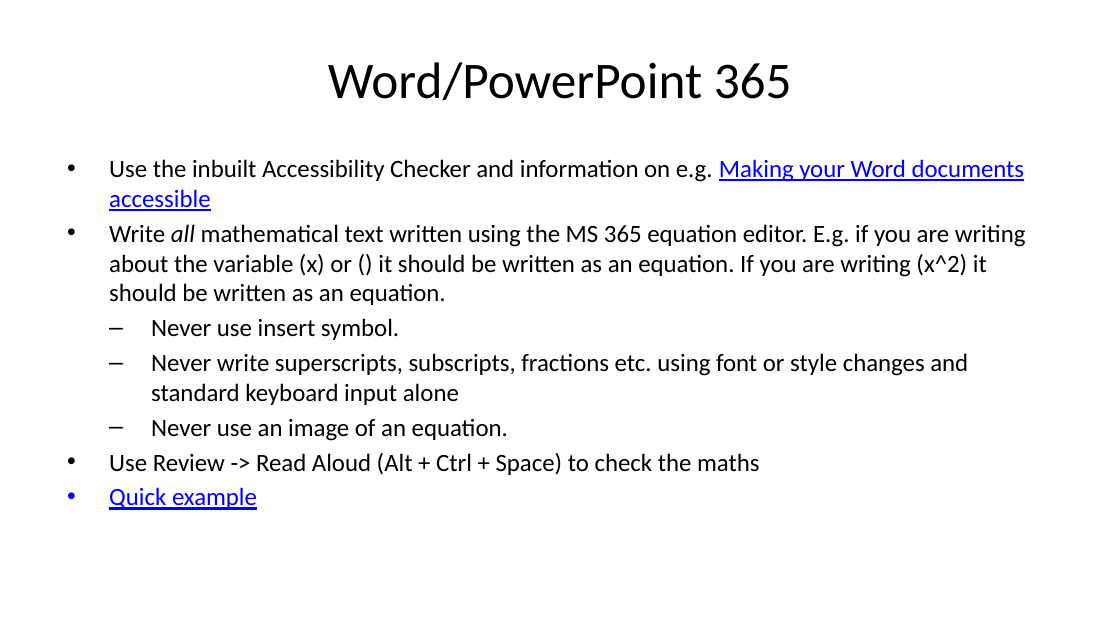
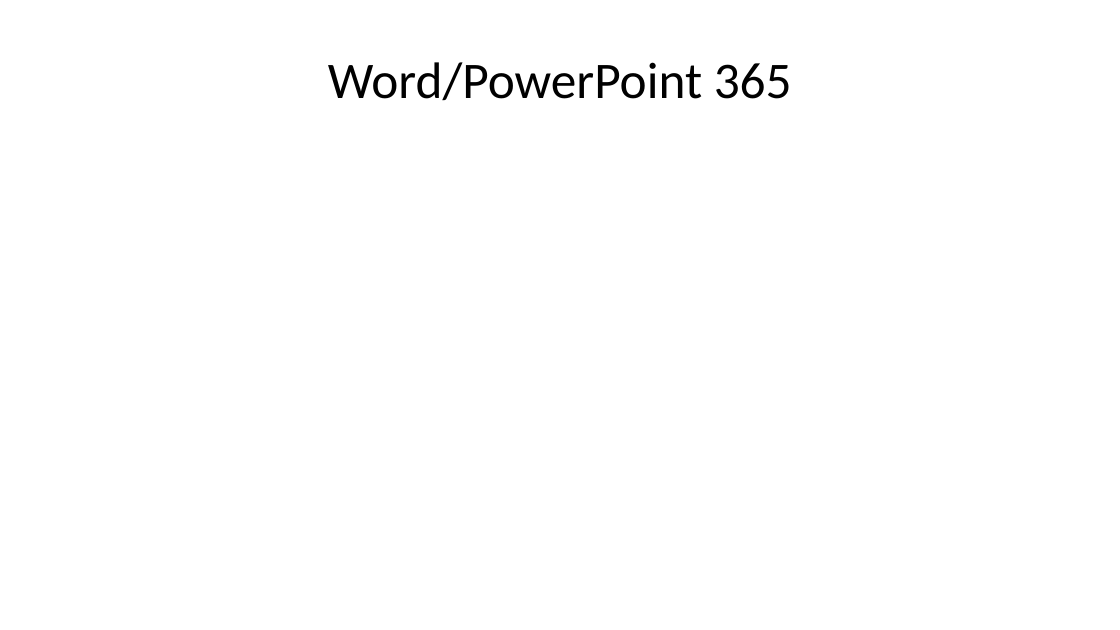
Before and after one commit to STEM-Enable/Quick-introduction-to-accessible-maths-2026, a slide deck: slide 14 of QuickIntroAccessibleMaths.pptx. Drawn at 1120x630 pixels with LibreOffice and Linux fonts; fonts in the diff are those of the drawing. Boxes give left, top, right and bottom in pixels: in the first picture for what was removed or moved away, otherwise in the second. Text is boxed around its words. In the diff, an @@ line names an element or a change of style, - is before the commit and + after.

Commit message:
Bit of reviewing, added BookML

```diff
--- a/QuickIntroAccessibleMaths.pptx
+++ b/QuickIntroAccessibleMaths.pptx
@@ text removed at (109,159,1026,510) @@
-• Use the inbuilt Accessibility Checker and information on e.g. Making your Word documents accessible
-• Write all mathematical text written using the MS 365 equation editor. E.g. if you are writing about the variable (x) or () it should be written as an equation. If you are writing (x^2) it should be written as an equation.
-  – Never use insert symbol.
-  – Never write superscripts, subscripts, fractions etc. using font or style changes and standard keyboard input alone
-  – Never use an image of an equation.
-• Use Review -> Read Aloud (Alt + Ctrl + Space) to check the maths
-• Quick example
```
Also in this commit, not shown: 2 other slides changed, 5 other files.
